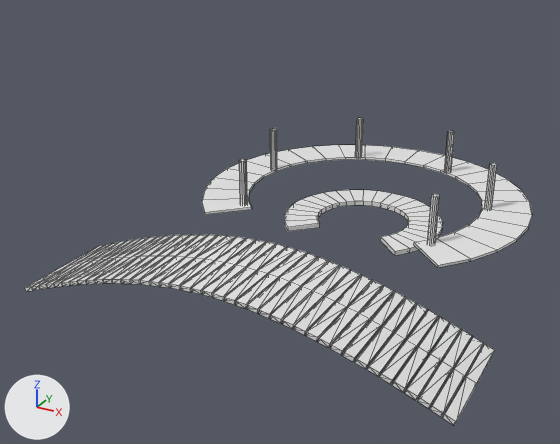
The Blender file Assets/Models/Blend/04/04_Models.blend: old version first, new version second.
The view is the same before and after, from a 50 mm lens placed at (11.9, -19.2, 13.6), pointed at (-1.6, 5.4, 1.2). The axes (+X, +Y, +Z) are drawn at lower left. The lights are the same throughout. The first picture is the older version. Mesh edges are drawn as thin lines.

The first picture shows 'Bridge', 'Circle Floor', 'Pillars Floor'.
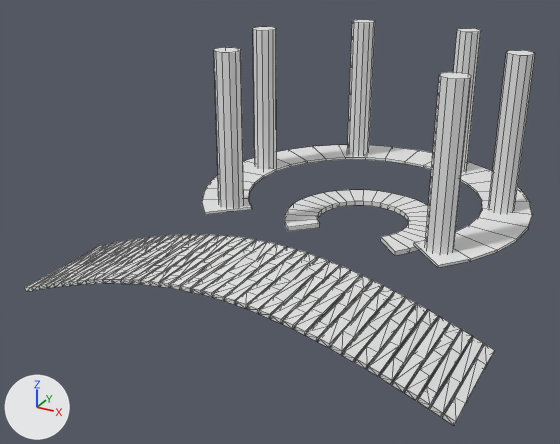
The edits, one by one:
me_circle_002 is used by ob_pillars_floor; location (0.0, 10.0, 0.0).
me_circle_002 had 244 vertices, 182 faces and spanned x -7.01..7.01, y -4.96..7.01, z 1.0..3.0.
me_circle_002 now has 244 vertices, 182 faces and spans x -7.01..7.01, y -4.96..7.01, z 0.95..7.55.
me_circle_002 part 1: 96 of 244 vertices moved; they spanned x -5.27..5.25, y 0.99..4.9, z 1.0..3.0 and now span x -6.14..6.12, y 0.73..5.75, z 0.95..7.55; mean shift (0.0, 0.3, 2.25); largest move (5.23, 1.24, 3.0) -> (6.12, 1.46, 7.55).
me_circle_002 part 2: 24 of 244 vertices moved; they spanned x -4.26..-3.93, y -3.43..-3.13, z 1.0..3.0 and now span x -5.05..-3.97, y -4.12..-3.1, z 0.95..7.55; mean shift (-0.41, -0.33, 2.25); largest move (-4.2, -3.36, 3.0) -> (-4.92, -3.93, 7.55).
me_circle_002 part 3: 24 of 244 vertices moved; they spanned x 3.97..4.3, y -3.38..-3.08, z 1.0..3.0 and now span x 4.02..5.09, y -4.07..-3.03, z 0.95..7.55; mean shift (0.41, -0.32, 2.25); largest move (4.24, -3.31, 3.0) -> (4.97, -3.88, 7.55).
me_plane_002 is used by ob_bridge; location (0.0, 0.0, 0.0).
me_plane_002 had 498 vertices, 416 faces and spanned x -8.0..7.9, y -2.0..2.0, z 0.0..2.1.
me_plane_002 now has 692 vertices, 1220 faces and spans x -8.0..7.9, y -2.0..2.0, z 0.0..2.1.
me_plane_002 part 4: 1 vertex moved within x -7.7, y 0.0, z 0.3; 155 vertices removed from x -8.0..7.9, y -1.4..0.0, z 0.0..2.1; 349 vertices added at x -8.0..7.9, y -1.6..1.5, z 0.0..2.1.

Location of each change, (x1, y1, x2, y2) in pixels of the pictures (560 x 444 px; the box of a moved part takes in the faces that stretch with it):
'Pillars Floor', reshaped (65% taller)
    before: (201, 118, 533, 268)
    after: (201, 20, 535, 268)
part 1 of me_circle_002, moved or reshaped
    before: (270, 118, 497, 209)
    after: (253, 20, 535, 213)
part 2 of me_circle_002, moved or reshaped
    before: (239, 159, 247, 204)
    after: (214, 47, 244, 208)
part 3 of me_circle_002, moved or reshaped
    before: (428, 194, 440, 244)
    after: (425, 72, 471, 254)
part 4 of me_plane_002, reshaped
    both: (25, 235, 495, 421)
